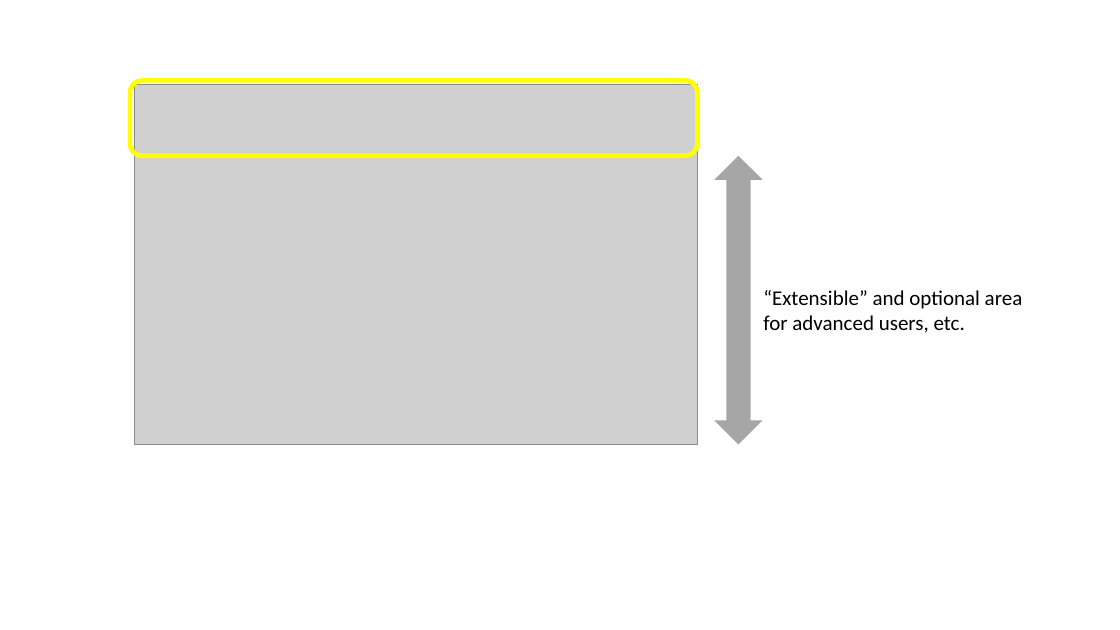
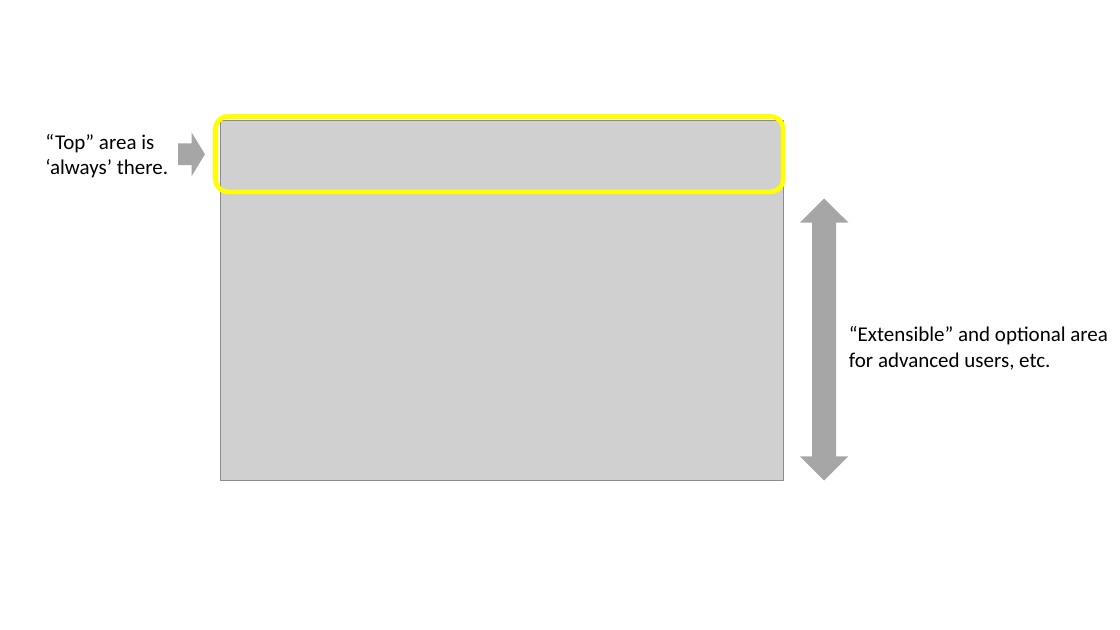
Before and after one commit to CESARDELATORRE/MLNET-Approaches, a slide deck: slide 3 of ScalableMLModelOnWebAPI/Diagrams.pptx. Drawn at 1120x630 pixels with LibreOffice and Linux fonts; fonts in the diff are those of the drawing; grey boxes stand for pictures. Boxes give left, top, right and bottom in pixels: in the first picture for what was removed or moved away, otherwise in the second. Text is boxed around its words. In the diff, an @@ line names an element or a change of style, - is before the commit and + after.

Commit message:
Diagrams updated

```diff
--- a/ScalableMLModelOnWebAPI/Diagrams.pptx
+++ b/ScalableMLModelOnWebAPI/Diagrams.pptx
@@ 1 picture, 1 text, 1 rounded rectangle: place and size @@
-1 picture, 1 text, 1 rounded rectangle at box(130, 81, 1023, 444)
+1 picture, 1 text, 1 rounded rectangle at box(216, 117, 1108, 481)
@@ text added at box(45, 134, 168, 178), 18 pt, text #000000 @@
+“Top” area is
+‘always’ there.
@@ right arrow added at box(178, 133, 205, 176), fill #A6A6A6 @@
@@ up down arrow: place and size @@
-up down arrow at box(714, 155, 763, 444)
+up down arrow at box(800, 198, 849, 481)
```
